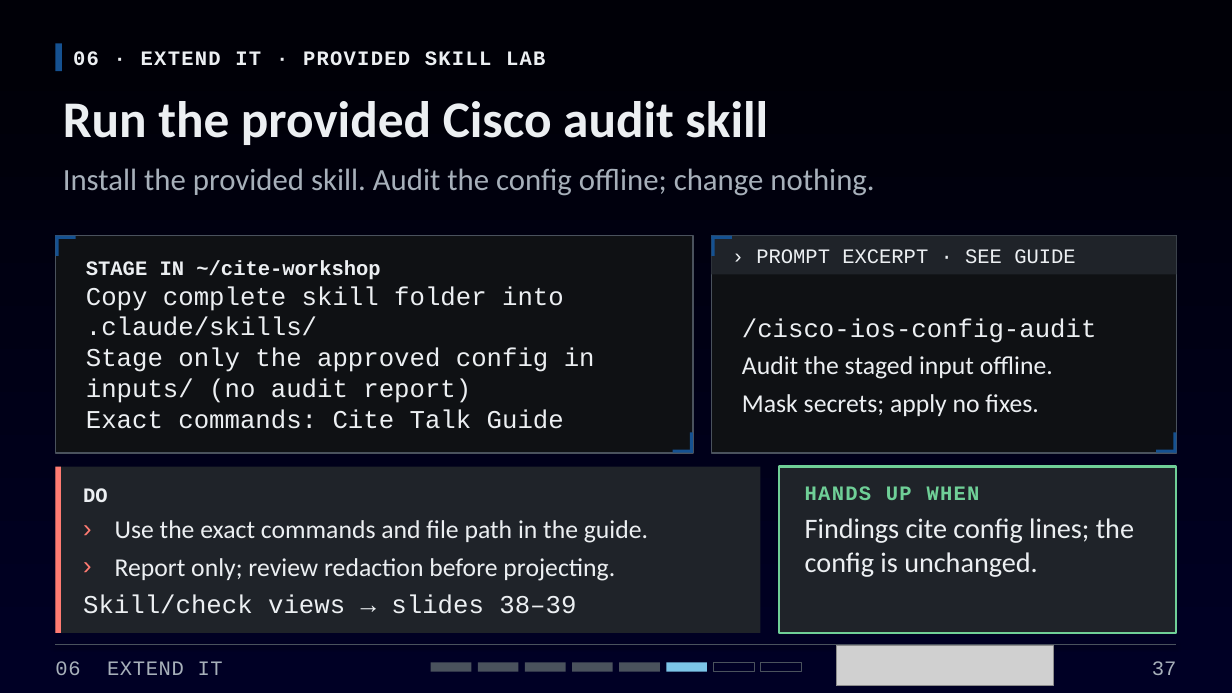
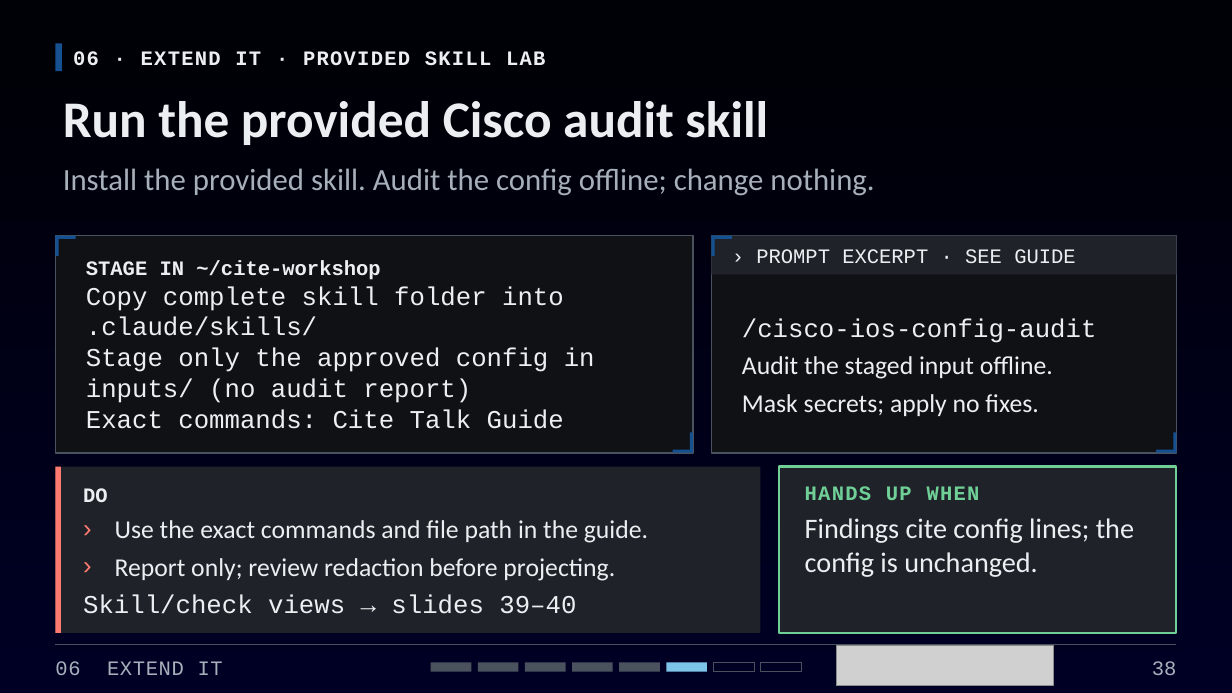
Before and after one commit to OCDEkr/Cite-Talk-2026, a slide deck: slide 38 of CITE-2026-AI-Cybersecurity-Workshop.pptx (slide 37 before the commit). Drawn at 1232x693 pixels with LibreOffice and Linux fonts; fonts in the diff are those of the drawing; grey boxes stand for pictures. Boxes give left, top, right and bottom in pixels: in the first picture for what was removed or moved away, otherwise in the second. Text is boxed around its words. In the diff, an @@ line names an element or a change of style, - is before the commit and + after.

```diff
--- a/CITE-2026-AI-Cybersecurity-Workshop.pptx
+++ b/CITE-2026-AI-Cybersecurity-Workshop.pptx
@@ text at [83,594,576,614]: text changed @@
-Skill/check views → slides 38–39
+Skill/check views → slides 39–40
@@ page number at [1152,661,1177,675]: text changed @@
-37
+38
```
Also in this commit, not shown: 4 other slides changed, 1 slide added, 4 other files.
